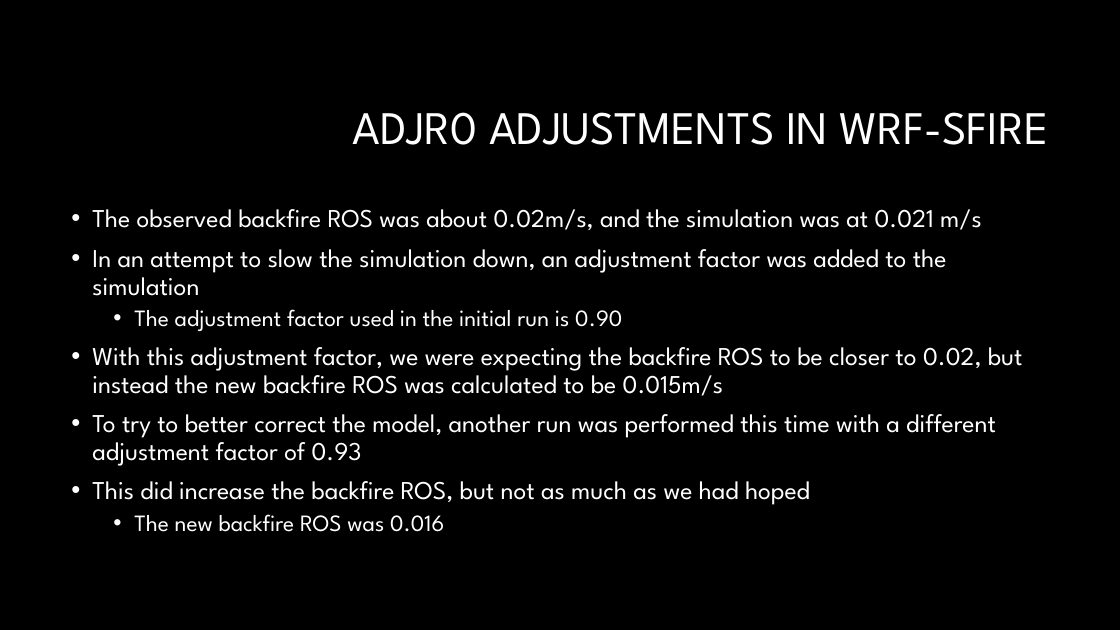
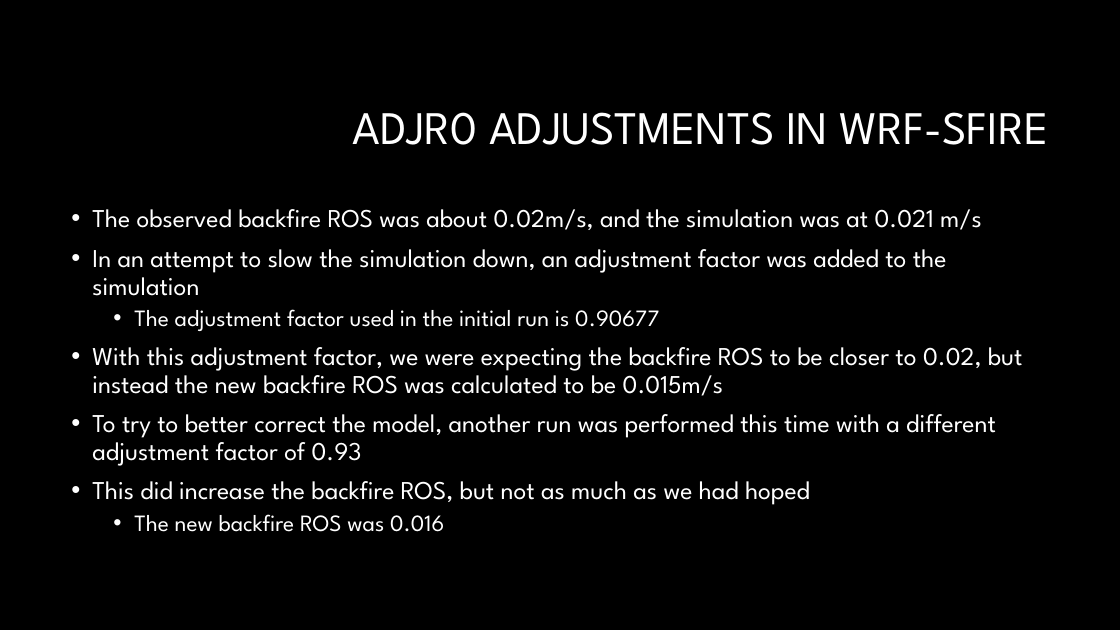
Before and after one commit to Jeremy-Benik/Meeting_Notes, a slide deck: slide 3 of Presentations/Adjustment_Factors.pptx. Drawn at 1120x630 pixels with LibreOffice and Linux fonts; fonts in the diff are those of the drawing; background and template pictures are left out. Boxes give left, top, right and bottom in pixels: in the first picture for what was removed or moved away, otherwise in the second. Text is boxed around its words. In the diff, an @@ line names an element or a change of style, - is before the commit and + after.

```diff
--- a/Presentations/Adjustment_Factors.pptx
+++ b/Presentations/Adjustment_Factors.pptx
@@ text at (134,309,659,331): text changed @@
-  • The adjustment factor used in the initial run is 0.90
+  • The adjustment factor used in the initial run is 0.90677
```
Also in this commit, not shown: 5 other slides changed, 1 slide added, 1 other file.
